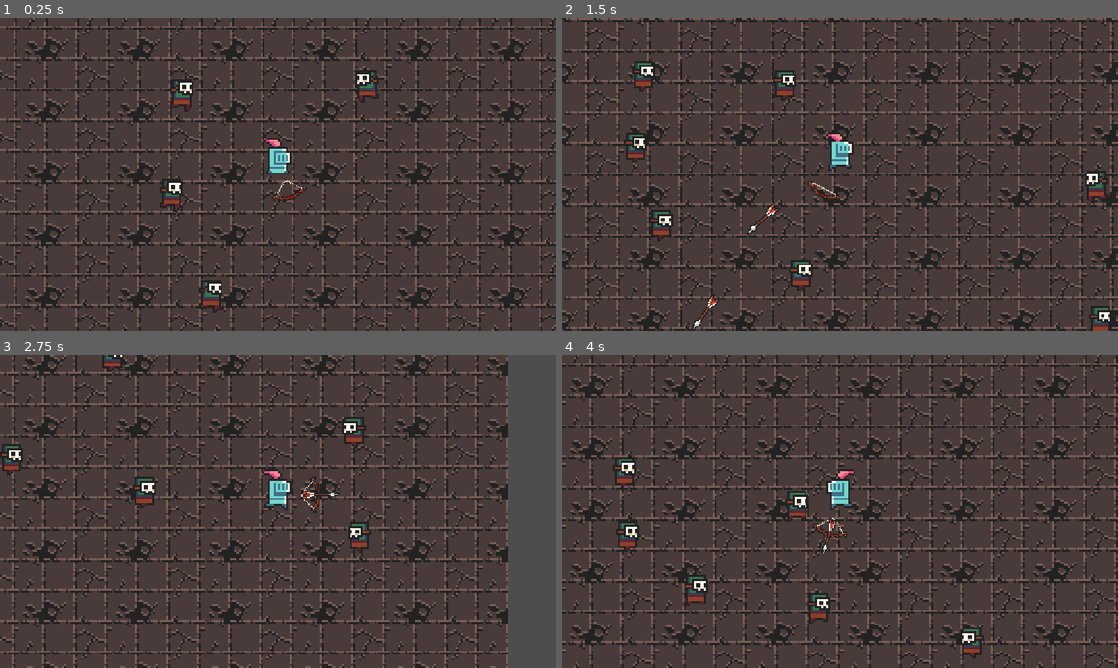
Above: before the commit, frames 1-4 (two rows, left to right).
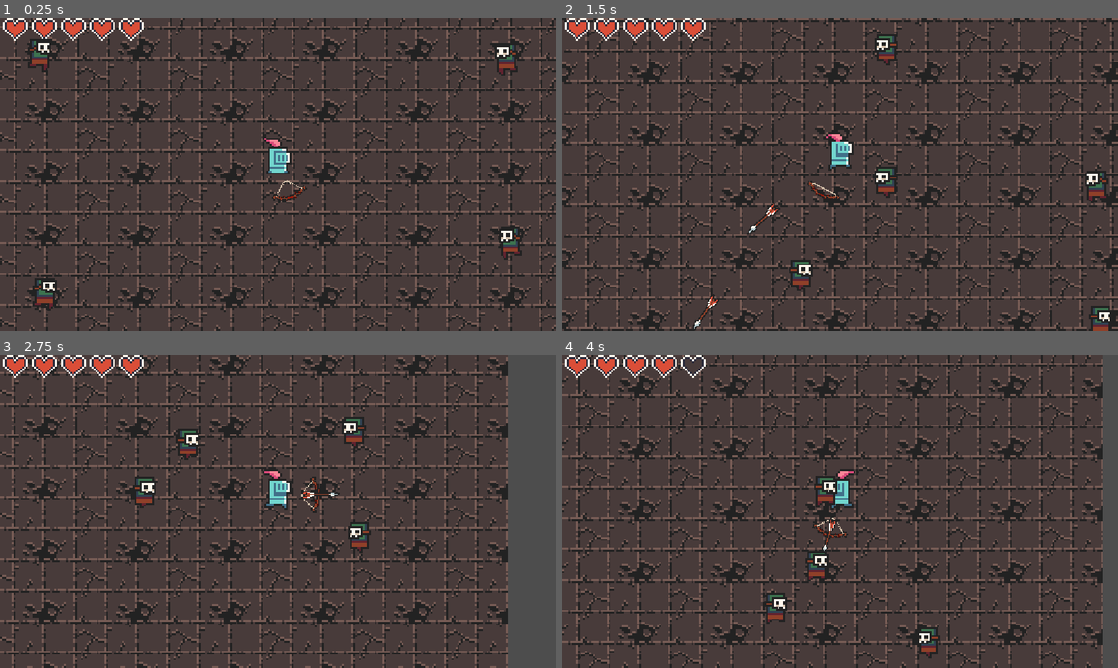
Above: after the commit, the same moments.

Repository: lancatlin/HumanError
Game: Godot game, scene res://scenes/game.tscn
Two runs of this game, one before a commit and one after it. Both use one fixed random seed, a clock stepped at 60 frames per second and the inputs below.
Inputs:
- Up to frame 1 (0.25 s): no input
- Up to frame 2 (1.5 s): hold Right (move_right) 0.53-1.28 s; hold Space (fire) 0.53-1.28 s; hold Down (move_down) from 1.28 s (still down); tap Space (fire) at 1.35 s
- Up to frame 3 (2.75 s): release Down (move_down) at 2.03 s; hold Right (move_right) from 2.03 s (still down); hold Space (fire) from 2.03 s (still down)
- Up to frame 4 (4 s): release Right (move_right) at 2.78 s; release Space (fire) at 2.78 s; hold Up (move_up) 2.78-3.53 s; tap Space (fire) at 2.85 s; hold Left (move_left) from 3.53 s (still down); hold Space (fire) from 3.53 s (still down)

The runs differ from the first frame. In frame 1, 3.4% of the frame differs, in the area x 0-94%, y 0-95%; in frame 2, 2.7%; in frame 3, 1.6%; in frame 4, 38%, in the area x 0-100%, y 0-100%.

Commit message:
feat: add HP Bar

Diff:
--- a/scenes/game.tscn
+++ b/scenes/game.tscn
@@ -4,6 +4,7 @@
 [ext_resource type="Texture2D" uid="uid://diigk61g3mwa" path="res://assets/0x72_DungeonTilesetII_v1.7/atlas_walls_high-16x32.png" id="2_lnu2h"]
 [ext_resource type="PackedScene" uid="uid://lktpbvy21rel" path="res://scenes/player.tscn" id="3_lnu2h"]
 [ext_resource type="PackedScene" uid="uid://cr81o0io1g8yl" path="res://scenes/bow.tscn" id="4_p57ef"]
+[ext_resource type="PackedScene" uid="uid://rvtvif8xtt24" path="res://scenes/hp_bar.tscn" id="4_u5sy4"]
 [ext_resource type="Script" uid="uid://dogix12unluuv" path="res://scripts/arrow_manager.gd" id="5_u5sy4"]
 [ext_resource type="PackedScene" uid="uid://c0oq5wyx3qvjd" path="res://scenes/zombie.tscn" id="6_p57ef"]
 
@@ -254,6 +255,9 @@
 [node name="Camera2D" type="Camera2D" parent="Player" unique_id=1261729415]
 zoom = Vector2(4, 4)
 
+[node name="HPBar" parent="Player/Camera2D" unique_id=1214830283 instance=ExtResource("4_u5sy4")]
+position = Vector2(-136, -75)
+
 [node name="Bow" parent="Player" unique_id=315595610 instance=ExtResource("4_p57ef")]
 position = Vector2(0, -8)
 
@@ -265,16 +269,16 @@
 unique_name_in_owner = true
 
 [node name="Zombie" parent="ZombieManager" unique_id=617884653 instance=ExtResource("6_p57ef")]
-position = Vector2(315, 148)
+position = Vector2(388, 135)
 
 [node name="Zombie2" parent="ZombieManager" unique_id=1975369732 instance=ExtResource("6_p57ef")]
-position = Vector2(209, 153)
+position = Vector2(390, 234)
 
 [node name="Zombie3" parent="ZombieManager" unique_id=63526586 instance=ExtResource("6_p57ef")]
-position = Vector2(203, 209)
+position = Vector2(135, 133)
 
 [node name="Zombie4" parent="ZombieManager" unique_id=1040880947 instance=ExtResource("6_p57ef")]
-position = Vector2(226, 264)
+position = Vector2(138, 261)
 
 [node name="Zombie5" parent="ZombieManager" unique_id=33673306 instance=ExtResource("6_p57ef")]
 position = Vector2(324, 296)
--- /dev/null
+++ b/scenes/heart.tscn
@@ -0,0 +1,39 @@
+[gd_scene format=3 uid="uid://cbvfly05irkbi"]
+
+[ext_resource type="Texture2D" uid="uid://cshxby7yk8mm0" path="res://assets/0x72_DungeonTilesetII_v1.7/frames/ui_heart_empty.png" id="1_krgnv"]
+[ext_resource type="Texture2D" uid="uid://jubtiam1vipk" path="res://assets/0x72_DungeonTilesetII_v1.7/frames/ui_heart_full.png" id="2_txm48"]
+[ext_resource type="Texture2D" uid="uid://bbdn3f74mvb6o" path="res://assets/0x72_DungeonTilesetII_v1.7/frames/ui_heart_half.png" id="3_8nnyc"]
+[ext_resource type="Script" uid="uid://o18b4m4v6elt" path="res://scripts/heart.gd" id="4_txm48"]
+
+[sub_resource type="SpriteFrames" id="SpriteFrames_nqmjc"]
+animations = [{
+"frames": [{
+"duration": 1.0,
+"texture": ExtResource("1_krgnv")
+}],
+"loop": 1,
+"name": &"empty",
+"speed": 5.0
+}, {
+"frames": [{
+"duration": 1.0,
+"texture": ExtResource("2_txm48")
+}],
+"loop": 1,
+"name": &"full",
+"speed": 5.0
+}, {
+"frames": [{
+"duration": 1.0,
+"texture": ExtResource("3_8nnyc")
+}],
+"loop": 1,
+"name": &"half",
+"speed": 5.0
+}]
+
+[node name="Heart" type="AnimatedSprite2D" unique_id=1302303891]
+sprite_frames = SubResource("SpriteFrames_nqmjc")
+animation = &"full"
+autoplay = "full"
+script = ExtResource("4_txm48")
--- /dev/null
+++ b/scenes/hp_bar.tscn
@@ -0,0 +1,6 @@
+[gd_scene format=3 uid="uid://rvtvif8xtt24"]
+
+[ext_resource type="Script" uid="uid://c7y0224x6uveu" path="res://scripts/hp_bar.gd" id="1_hb236"]
+
+[node name="HPBar" type="Node2D" unique_id=1214830283]
+script = ExtResource("1_hb236")
--- a/scenes/player.tscn
+++ b/scenes/player.tscn
@@ -1,7 +1,7 @@
 [gd_scene format=3 uid="uid://lktpbvy21rel"]
 
 [ext_resource type="Texture2D" uid="uid://c1r77g57vpt2h" path="res://assets/0x72_DungeonTilesetII_v1.7/0x72_DungeonTilesetII_v1.7.png" id="1_3vyb7"]
-[ext_resource type="Script" uid="uid://df3hix3kogn2a" path="res://scenes/player.gd" id="1_g2els"]
+[ext_resource type="Script" uid="uid://df3hix3kogn2a" path="res://scripts/player.gd" id="1_g2els"]
 [ext_resource type="PackedScene" uid="uid://ba8xp335e0ia7" path="res://scenes/hitbox_component.tscn" id="3_dqkch"]
 [ext_resource type="PackedScene" uid="uid://wmikx0o7q65p" path="res://scenes/health_component.tscn" id="3_qhqgy"]
 
@@ -101,6 +101,7 @@
 shape = SubResource("CircleShape2D_rs4xq")
 
 [node name="HealthComponent" parent="." unique_id=2091267153 instance=ExtResource("3_qhqgy")]
+MAX_HP = 5
 
 [connection signal="died" from="HealthComponent" to="." method="_on_health_component_died"]
 [connection signal="health_changed" from="HealthComponent" to="." method="_on_health_component_health_changed"]
--- /dev/null
+++ b/scripts/heart.gd
@@ -0,0 +1,13 @@
+extends AnimatedSprite2D
+
+class_name Heart
+
+
+# Called when the node enters the scene tree for the first time.
+func _ready() -> void:
+	pass # Replace with function body.
+
+
+# Called every frame. 'delta' is the elapsed time since the previous frame.
+func _process(delta: float) -> void:
+	pass
--- /dev/null
+++ b/scripts/hp_bar.gd
@@ -0,0 +1,36 @@
+extends Node2D
+
+
+@onready var player: CharacterBody2D = %Player
+var health_component: HealthComponent
+var hearts: Array[Heart]
+const HeartScene = preload("res://scenes/heart.tscn")
+var STEP = 15
+
+func _ready() -> void:
+	health_component = player.get_node("HealthComponent")
+	health_component.connect("health_changed", _on_health_changed)
+
+	hearts = []
+	for i in range(health_component.MAX_HP):
+		print(i)
+		var node: Heart = HeartScene.instantiate()
+		print(node)
+		node.position.x = i * STEP
+		node.position.y = 0
+		add_child(node)
+		hearts.append(node)
+	print(get_child_count(), hearts)
+	_show_hp(health_component.hp, health_component.MAX_HP)
+
+func _on_health_changed(current: int, change: int, max: int) -> void:
+	print("Health change!")
+	_show_hp(current, max)
+
+
+func _show_hp(current: int, max: int):
+	for i in range(hearts.size()):
+		if i < current:
+			hearts[i].play("full")
+		else:
+			hearts[i].play("empty")
Not shown, added: scripts/heart.gd.uid
Not shown, added: scripts/hp_bar.gd.uid
Renamed: scenes/player.gd -> scripts/player.gd
Renamed: scenes/player.gd.uid -> scripts/player.gd.uid
